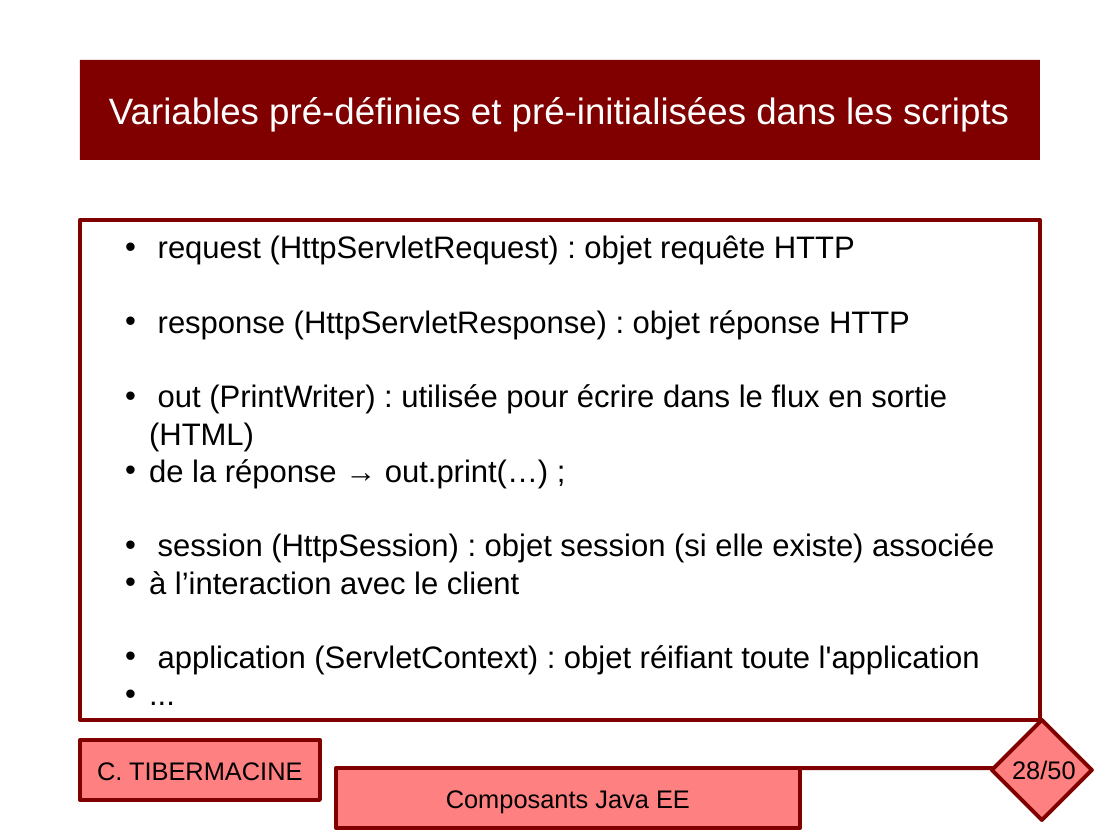
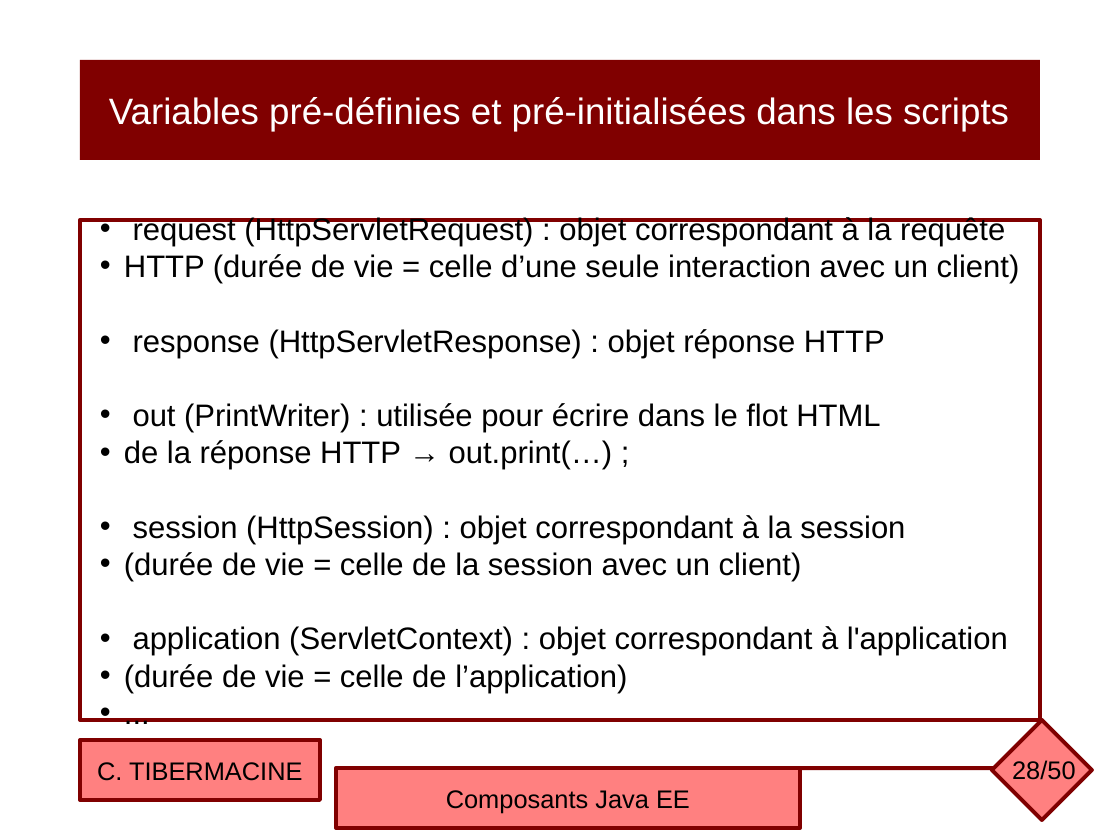
Before and after one commit to ctiber/composants, a slide deck: slide 28 of cours/cours1.odp. Drawn at 1120x840 pixels with LibreOffice and Linux fonts; fonts in the diff are those of the drawing. Boxes give left, top, right and bottom in pixels: in the first picture for what was removed or moved away, otherwise in the second. Text is boxed around its words. In the diff, an @@ line names an element or a change of style, - is before the commit and + after.

```diff
--- a/cours/cours1.odp
+++ b/cours/cours1.odp
@@ text in rectangle at <box>124,217,1020,283</box>: text changed @@
-• request (HttpServletRequest) : objet requête HTTP
+• request (HttpServletRequest) : objet correspondant à la requête
+• HTTP (durée de vie = celle d’une seule interaction avec un client)
@@ text in rectangle at <box>124,403,1008,693</box>: text changed @@
-• out (PrintWriter) : utilisée pour écrire dans le flux en sortie (HTML)
-• de la réponse → out.print(…) ;
-• session (HttpSession) : objet session (si elle existe) associée
-• à l’interaction avec le client
-• application (ServletContext) : objet réifiant toute l'application
+• out (PrintWriter) : utilisée pour écrire dans le flot HTML
+• de la réponse HTTP → out.print(…) ;
+• session (HttpSession) : objet correspondant à la session
+• (durée de vie = celle de la session avec un client)
+• application (ServletContext) : objet correspondant à l'application
+• (durée de vie = celle de l’application)
```
Also in this commit, not shown: 21 other slides changed, 1 slide added, 1 slide removed, 1 other file.
